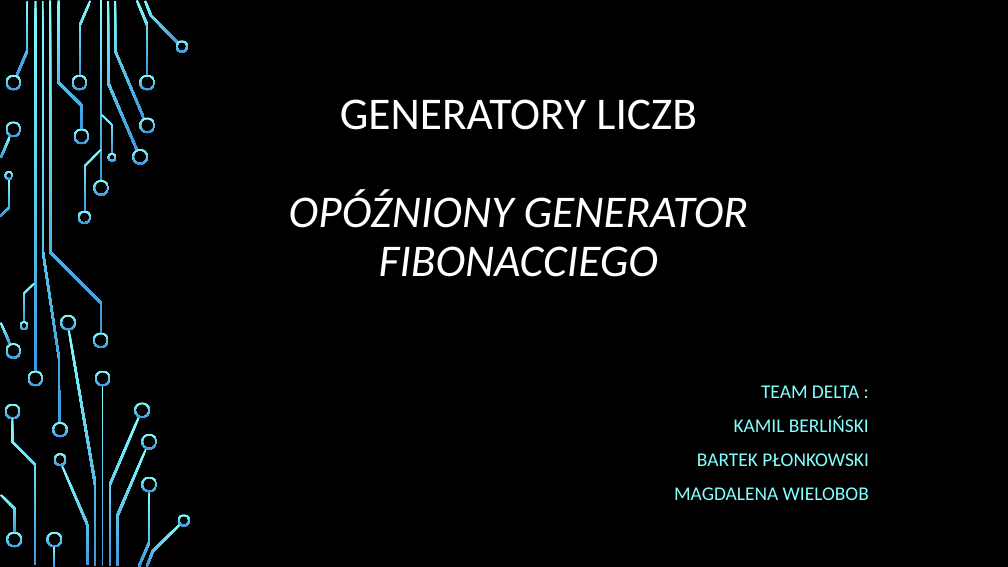
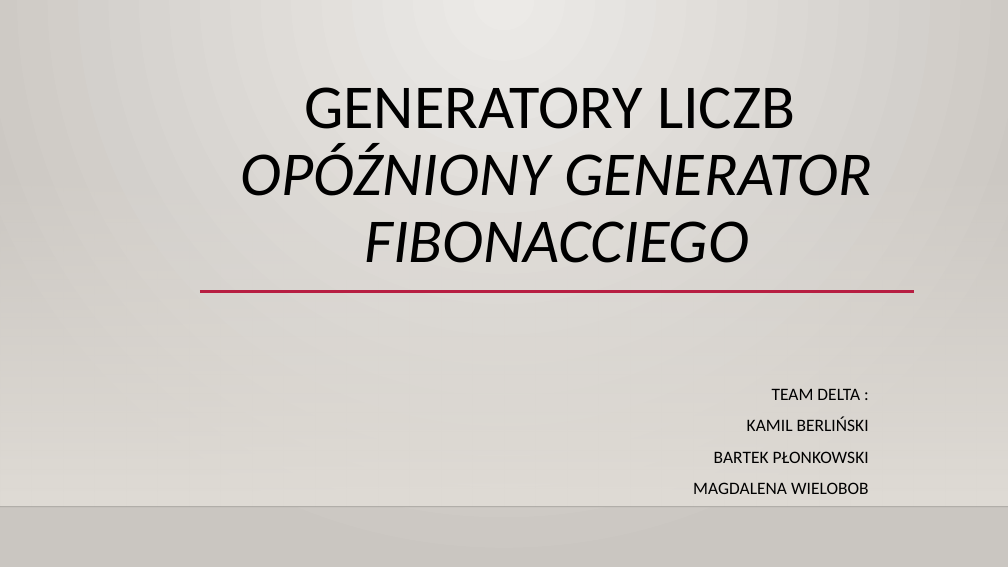
Before and after one commit to infoshareacademy/jdszw1-delta, a slide deck: slide 1 of Python_LFG/JDSZW1DE-19-Prezentacja.pptx. Drawn at 1008x567 pixels with LibreOffice and Linux fonts; fonts in the diff are those of the drawing; background and template pictures are left out. Boxes give left, top, right and bottom in pixels: in the first picture for what was removed or moved away, otherwise in the second. Text is boxed around its words. In the diff, an @@ line names an element or a change of style, - is before the commit and + after.

```diff
--- a/Python_LFG/JDSZW1DE-19-Prezentacja.pptx
+++ b/Python_LFG/JDSZW1DE-19-Prezentacja.pptx
@@ background picture (left out) to gradient #ECEAE7 to #CAC7C1 @@
@@ title "GENERATORY LICZB OPÓŹNIONY GENERATOR FIBONACCIEGO": place and size @@
-title "GENERATORY LICZB OPÓŹNIONY GENERATOR FIBONACCIEGO" at (289, 99, 748, 277)
+title "GENERATORY LICZB OPÓŹNIONY GENERATOR FIBONACCIEGO" at (241, 87, 873, 263)
@@ title "GENERATORY LICZB OPÓŹNIONY GENERATOR FIBONACCIEGO" at (241, 87, 873, 263): size 43.2 to 59.4 pt, text colour #FFFFFF to #000000 @@
@@ rectangle added at (0, 167, 1008, 507), fill gradient #DFDBD5 @@
@@ line added from (200, 292) to (914, 292), #B71E42 2.5 pt @@
@@ subtitle "TEAM DELTA :" at (693, 388, 869, 494): size 18.5 to 16.6 pt, text colour #82FFFF to #000000 @@
@@ group removed at (0, 0, 191, 567): 50 freeform shapes, 4 rectangles @@
@@ line added from (0, 507) to (1008, 507), #000001 1 pt @@
```
Also in this commit, not shown: 7 other slides changed.
